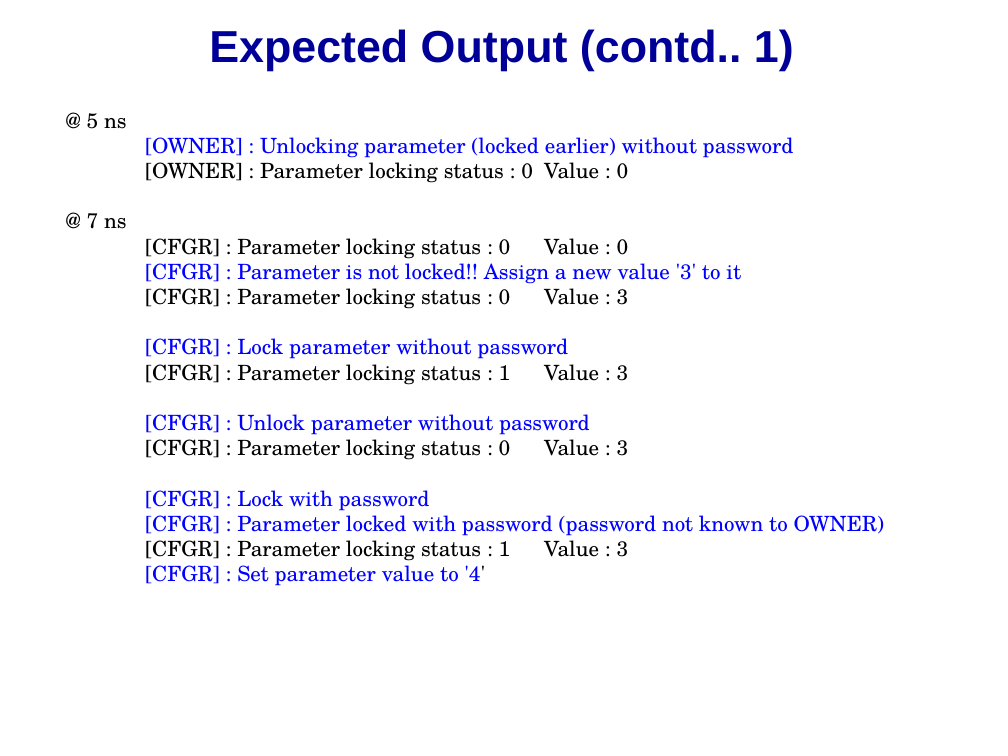
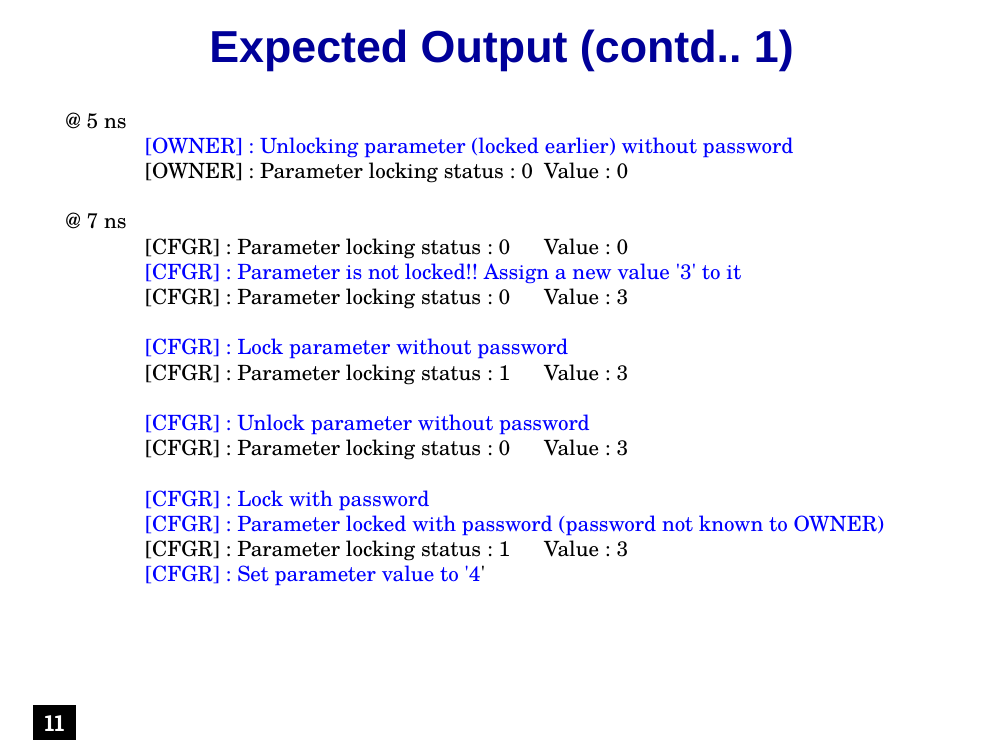
Before and after one commit to accellera-official/cci, a slide deck: slide 11 of examples/ex13_Parameter_Value_Locking/docs/ex13_Parameter_Value_Locking.ppt. Drawn at 1008x756 pixels with LibreOffice and Linux fonts; fonts in the diff are those of the drawing; background and template pictures are left out. Boxes give left, top, right and bottom in pixels: in the first picture for what was removed or moved away, otherwise in the second. Text is boxed around its words. In the diff, an @@ line names an element or a change of style, - is before the commit and + after.

```diff
--- a/examples/ex13_Parameter_Value_Locking/docs/ex13_Parameter_Value_Locking.ppt
+++ b/examples/ex13_Parameter_Value_Locking/docs/ex13_Parameter_Value_Locking.ppt
@@ rectangle added at box(33, 706, 76, 739), fill #000000, outline #000000 0.74 pt, 16 pt, text #FFFFFF, bold @@
+11
```
Also in this commit, not shown: 11 other slides changed, 11 other files.
